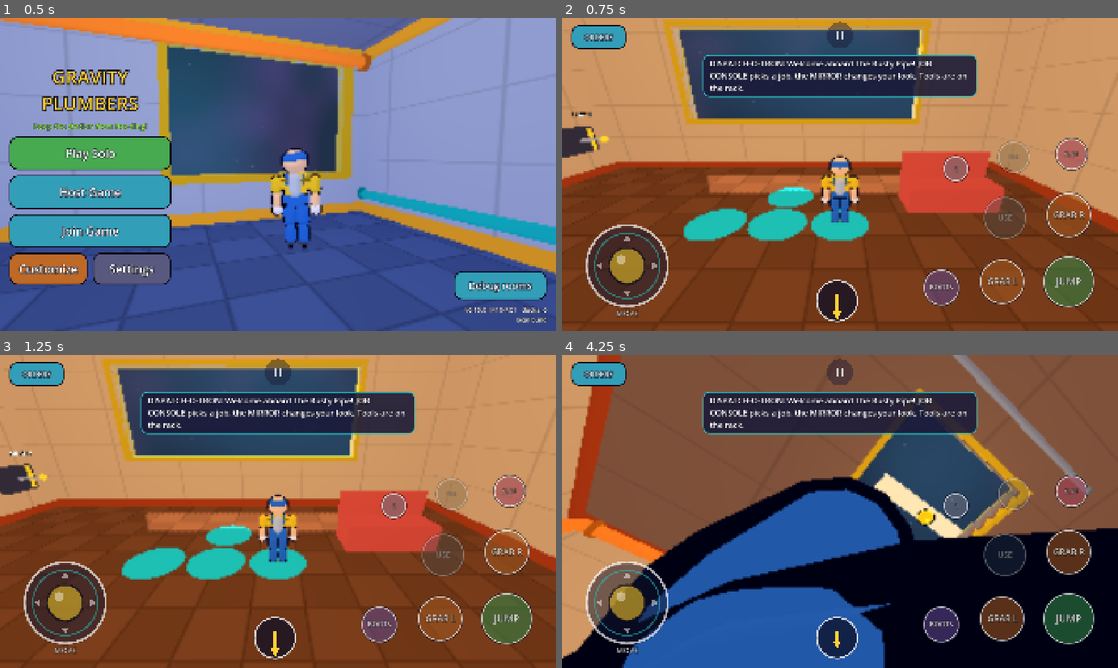
Above: before the commit, frames 1-4 (two rows, left to right).
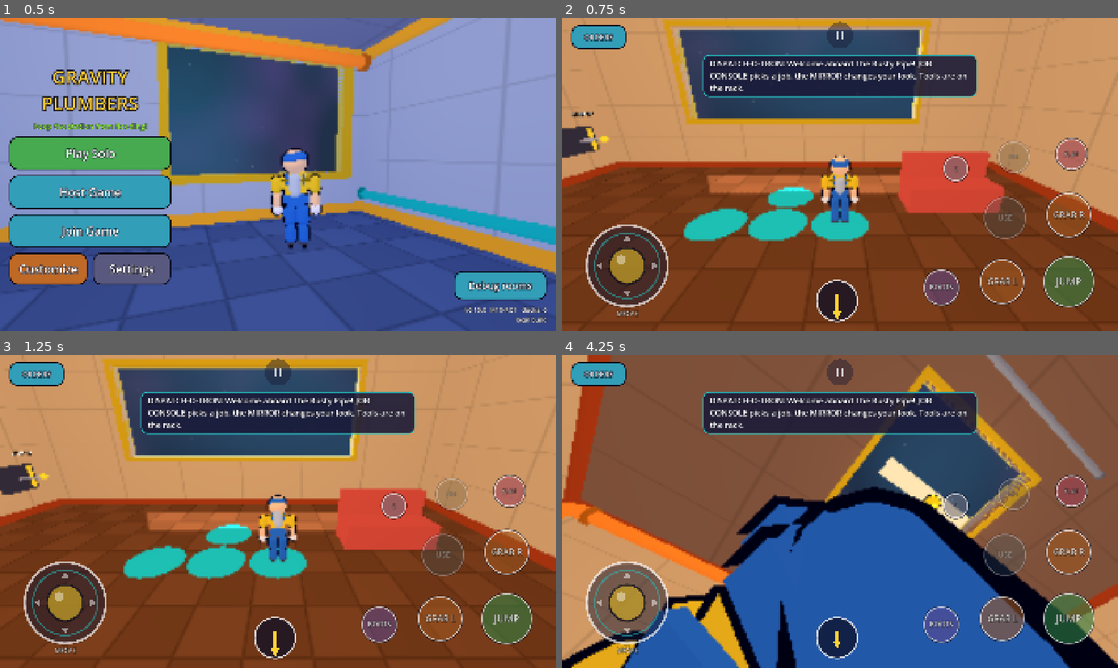
Above: after the commit, the same moments.

Repository: KreeMA4/Gravity-Plumbers
Game: Godot game, scene res://scenes/main.tscn
Same seed, same stepped clock (60 frames per second), same inputs: the game is played once before the commit and once after it.
Inputs (mouse positions are in pixels of both pictures, inside the frame that each line leads up to):
- Up to frame 1 (0.5 s): no input
- Up to frame 2 (0.75 s): click "Play Solo" at 0.5 s
- Up to frame 3 (1.25 s): no input
- Up to frame 4 (4.25 s): move the mouse to (962, 495) at 1.27 s; hold E (grab_right) 1.28-2 s; hold G (boots) 1.28-2 s; click (962, 495) at 1.42 s; tap Space (jump) at 1.52, 1.82 s; drag from (728, 527) to (812, 574) at 2.02 s; move the mouse to (895, 442) at 2.77 s; hold E (grab_right) 2.78-3.5 s; hold R (flop) 2.78-3.5 s; drag from (812, 574) to (673, 464) at 3.52 s

Frame 1 is identical in both runs. In frame 2, 1.0% of the frame differs, in the area x 1-99%, y 3-72%; in frame 3, 3.0%; in frame 4, 38%, in the area x 0-100%, y 0-100%.

Commit message:
Walk: foot targets from the desired hip height (fixes stilt-leg positive feedback that tipped the pelvis); fairer foot contact metric
Co-Authored-By: Claude Opus 5.5 <noreply@anthropic.com>
Claude-Session: https://claude.ai/code/session_019hcM1SCDrmPhwmmN5CDoFM

Diff:
--- a/scripts/character/plumber.gd
+++ b/scripts/character/plumber.gd
@@ -879,10 +879,14 @@
 	var hips_world: bool = on_feet and Tuning.HIPS_UPRIGHT_FRAME
 	_hips_in_world(hips_world)
 	if on_feet:
-		var floor_h: float = pelvis.global_position.dot(up) - ground_dist
+		# Foot height comes from the DESIRED hip height (the ride target), not the
+		# measured one. Using the measured height was positive feedback: legs that
+		# pushed the pelvis up asked for even longer legs, ending as stiff stilts
+		# that tipped the pelvis 20-60 deg. Now a pelvis that rides too high simply
+		# lifts the feet and settles back; one that sags gets pushed back up.
+		var hip_above: float = hip_h
 		for side: String in ["l", "r"]:
 			var fc2: Vector2 = cyc[side]
-			var hip_above: float = (pelvis.global_transform * (_hip_off[side] as Vector3)).dot(up) - floor_h
 			# A planted foot aims a little below the floor so it really presses on it
 			# (carries weight, grips) instead of hovering on a target exactly at floor level.
 			var press: float = Tuning.STANCE_PRESS * height_scale if fc2.y <= 0.0001 else 0.0
--- a/scripts/core/tuning.gd
+++ b/scripts/core/tuning.gd
@@ -42,7 +42,7 @@
 var STIFFNESS_DIZZY: float = 0.3        ## Wobbly muscle right after getting up.
 var JOINT_KP: float = 420.0             ## Spring strength pulling each joint to its pose.
 var JOINT_KD: float = 32.0              ## Damping on each joint (too low = jitter, too high = stiff).
-var STANCE_PRESS: float = 0.02          ## A planted foot aims this far (m) below the floor so it bears weight.
+var STANCE_PRESS: float = 0.015          ## A planted foot aims this far (m) below the floor so it bears weight.
 var LEG_FEED_FORWARD: bool = true      ## Legs also match the speed of their moving gait targets.
 var HIPS_UPRIGHT_FRAME: bool = true     ## Hip targets in the upright walking frame (true) or relative to the pelvis.
 var LEG_STRENGTH_ON_FEET: float = 2.6   ## Leg muscle multiplier while standing/walking (ragdoll still scales it down).
--- a/tests/gameplay_e2e_impl.gd
+++ b/tests/gameplay_e2e_impl.gd
@@ -138,7 +138,15 @@
 	var hit: Dictionary = plumber.get_world_3d().direct_space_state.intersect_ray(q)
 	if hit.is_empty():
 		return 9.0
-	return (sole - (hit["position"] as Vector3)).dot(up)
+	var clear: float = (sole - (hit["position"] as Vector3)).dot(up)
+	# The foot is a box: when it pitches, a toe or heel corner is lower than the sole centre.
+	var foot: RigidBody3D = plumber.bodies.get(RagdollBuilder.foot_name(side, plumber.simple_rig)) as RigidBody3D
+	if foot != null:
+		var lowest: float = 0.0
+		for c: Vector3 in [Vector3(0.06, 0, -0.13), Vector3(-0.06, 0, -0.13), Vector3(0.06, 0, 0.13), Vector3(-0.06, 0, 0.13)]:
+			lowest = minf(lowest, (foot.global_basis * c).dot(up))
+		clear += lowest
+	return clear
 
 
 func sole_velocity(side: String) -> Vector3:
@@ -564,15 +572,10 @@
 	var defaults: Array = [Tuning.LEG_STRENGTH_ON_FEET, Tuning.LEG_FEED_FORWARD, Tuning.HIPS_UPRIGHT_FRAME,
 		Tuning.STANCE_PRESS, Tuning.UPRIGHT_KP, Tuning.STANCE_FOOT_FRICTION]
 	var configs: Array = [
-		["current", 2.6, true, true, 0.02, 260.0, 0.25],
-		["boost1", 1.0, true, true, 0.02, 260.0, 0.25],
-		["boost1_noFF", 1.0, false, true, 0.02, 260.0, 0.25],
-		["boost1_noFF_pelvisHips", 1.0, false, false, 0.02, 260.0, 0.25],
-		["boost1_noFF_pelvisHips_nopress", 1.0, false, false, 0.0, 260.0, 0.25],
-		["current_upright700", 2.6, true, true, 0.02, 700.0, 0.25],
-		["boost1.6_upright700", 1.6, true, true, 0.02, 700.0, 0.25],
-		["boost1.6_upright700_nopress", 1.6, true, true, 0.0, 700.0, 0.25],
-		["boost1_upright700_pelvisHips", 1.0, true, false, 0.0, 700.0, 0.25],
+		["current", 2.6, true, true, 0.015, 260.0, 0.25],
+		["boost1.6", 1.6, true, true, 0.015, 260.0, 0.25],
+		["boost1.6_stancegrip0.6", 1.6, true, true, 0.015, 260.0, 0.6],
+		["current_nopress", 2.6, true, true, 0.0, 260.0, 0.25],
 	]
 	quiet_legs = true
 	for c: Variant in configs:
@@ -584,6 +587,8 @@
 		Tuning.UPRIGHT_KP = float(cfg[5])
 		Tuning.STANCE_FOOT_FRICTION = float(cfg[6])
 		await place(Vector3(0, 0.05, 0) - fwd() * 12.0, 60)
+		await frames(90)   # stand for a while first (the tilt bug only showed after standing)
+		var idle_tilt: float = rad_to_deg(plumber.pelvis.global_basis.y.normalized().angle_to(plumber.local_up))
 		var tilt_sum: float = 0.0
 		var tilt_n: int = 0
 		Input.action_press("move_forward", 0.6)
@@ -598,8 +603,8 @@
 			tilt_sum += rad_to_deg(plumber.pelvis.global_basis.y.normalized().angle_to(plumber.local_up))
 			tilt_n += 1
 		Input.action_release("move_forward")
-		print("  info  sweep %-32s tilt %5.1f deg | contact %3.0f%% skate %3.0f%% steps/s %.1f knee_range %.2f vmax %.1f" % [str(cfg[0]),
-			tilt_sum / maxf(1.0, tilt_n), 100.0 * float(m["contact"]), 100.0 * float(m["skate"]), float(m["steps_per_s"]), float(m["knee_bend"]), float(m["vmax"])])
+		print("  info  sweep %-24s idle tilt %4.1f | walk tilt %5.1f deg | contact %3.0f%% skate %3.0f%% steps/s %.1f knee_range %.2f vmax %.1f" % [str(cfg[0]),
+			idle_tilt, tilt_sum / maxf(1.0, tilt_n), 100.0 * float(m["contact"]), 100.0 * float(m["skate"]), float(m["steps_per_s"]), float(m["knee_bend"]), float(m["vmax"])])
 		await frames(30)
 	quiet_legs = false
 	Tuning.LEG_STRENGTH_ON_FEET = float(defaults[0])
